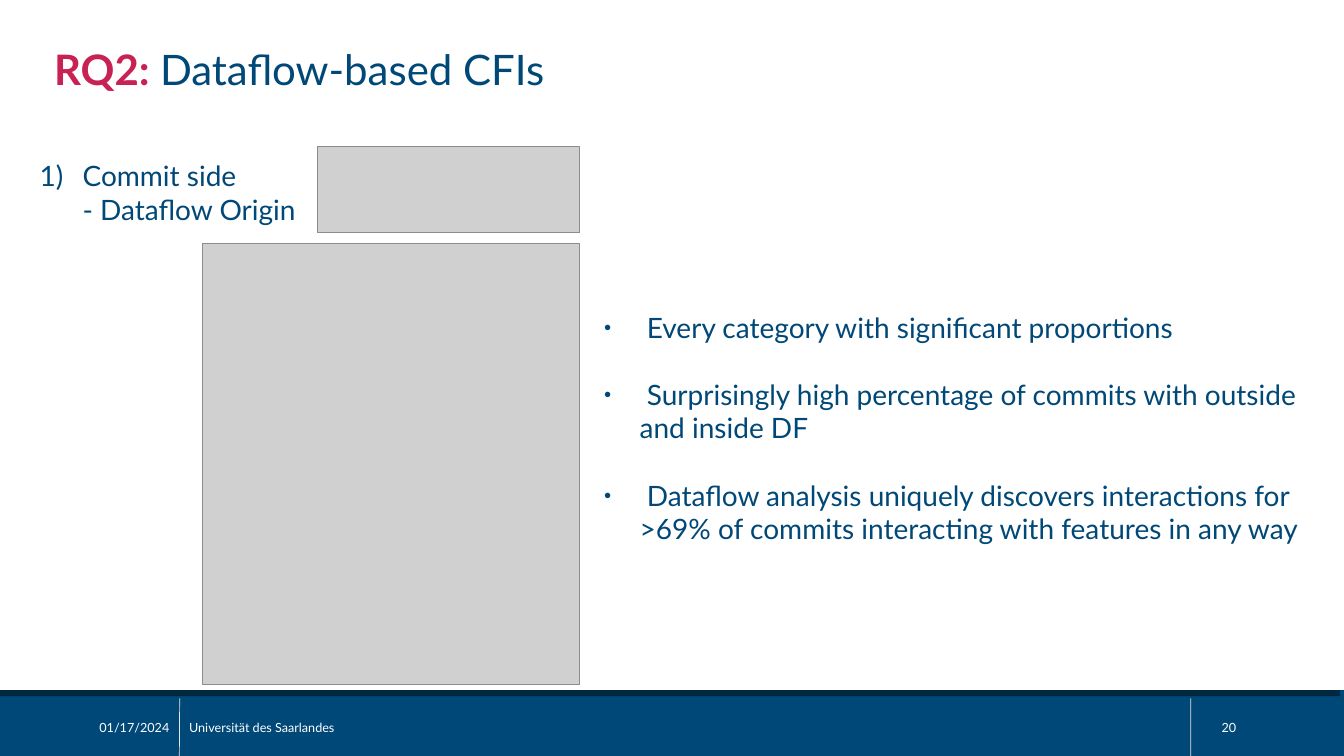
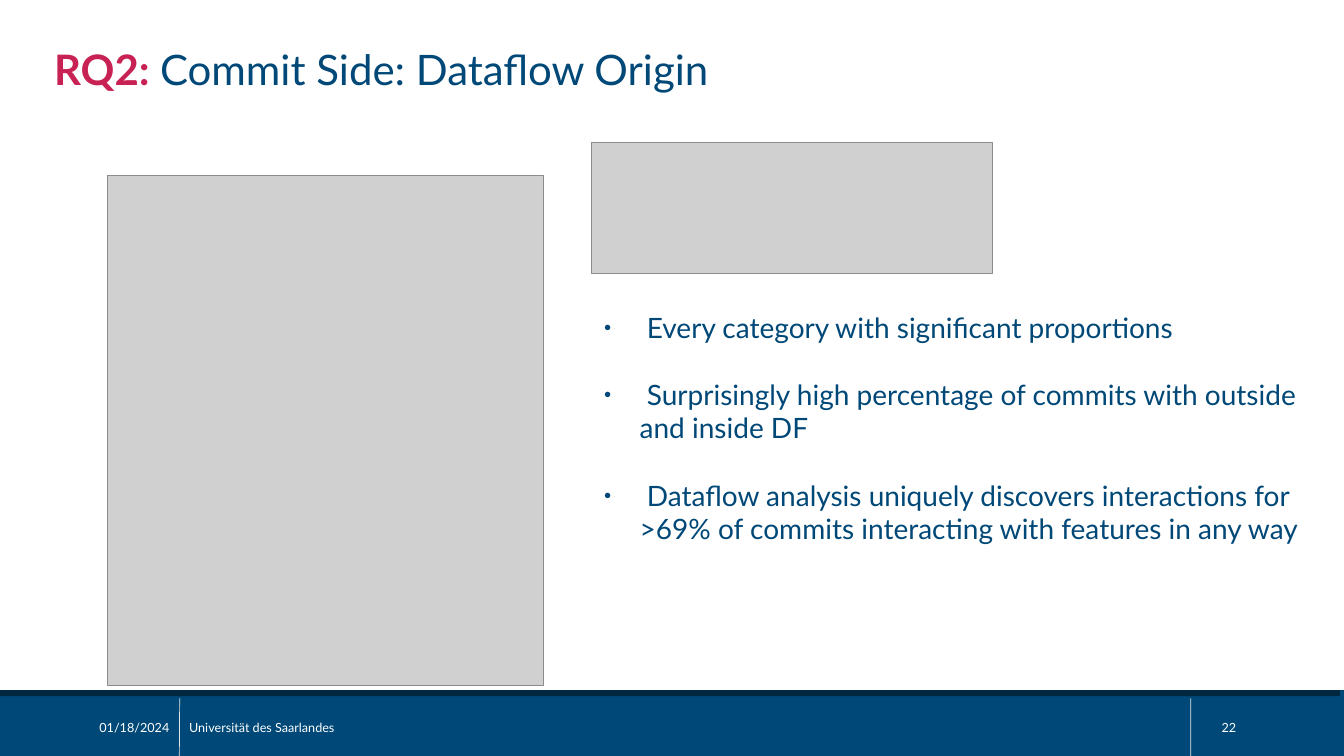
Before and after one commit to sisteu56/bachelor, a slide deck: slide 22 of pres/bachelor_thesis_pres.odp (slide 20 before the commit). Drawn at 1344x756 pixels with LibreOffice and Linux fonts; fonts in the diff are those of the drawing; grey boxes stand for pictures. Boxes give left, top, right and bottom in pixels: in the first picture for what was removed or moved away, otherwise in the second. Text is boxed around its words. In the diff, an @@ line names an element or a change of style, - is before the commit and + after.

```diff
--- a/pres/bachelor_thesis_pres.odp
+++ b/pres/bachelor_thesis_pres.odp
@@ text at [54,54,708,93]: text changed; size 20 to 30 pt @@
-1) Commit side
-- Dataflow Origin
+RQ2: Commit Side: Dataflow Origin
@@ text removed at [54,54,544,91] @@
-RQ2: Dataflow-based CFIs
@@ picture: place and size @@
-picture at [318,147,580,233]
+picture at [592,142,993,273]
@@ picture: place and size @@
-picture at [203,243,580,685]
+picture at [107,175,543,686]
@@ text at [99,723,169,733]: text changed @@
-01/17/2024
+01/18/2024
@@ page number at [1222,723,1237,732]: text changed @@
-20
+22
```
Also in this commit, not shown: 24 other slides changed, 4 slides added, 1 slide removed, 1 other file.
